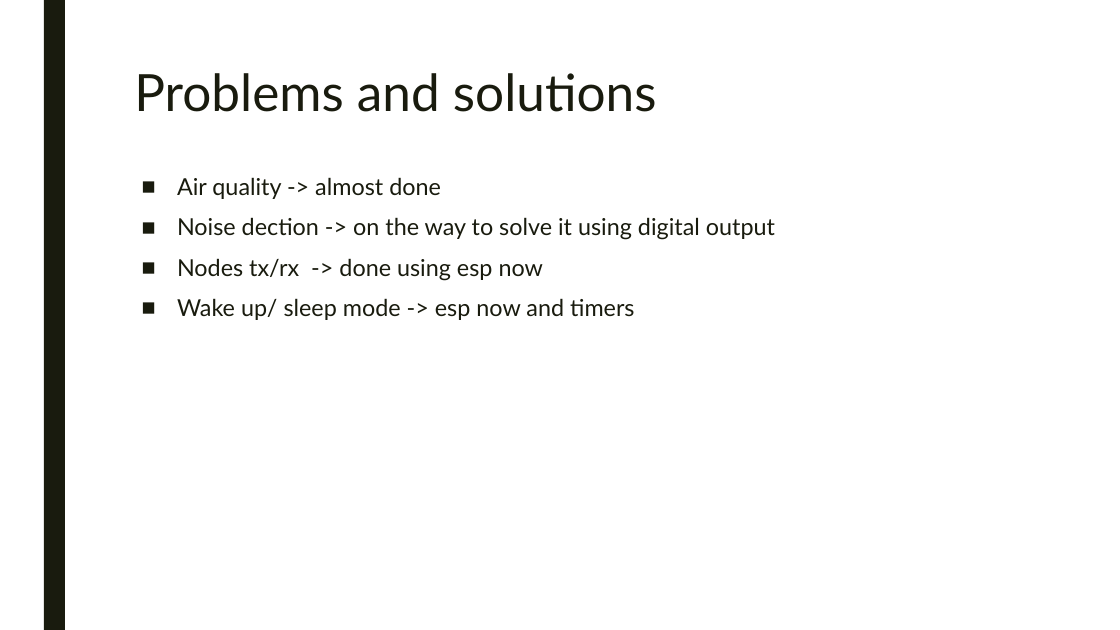
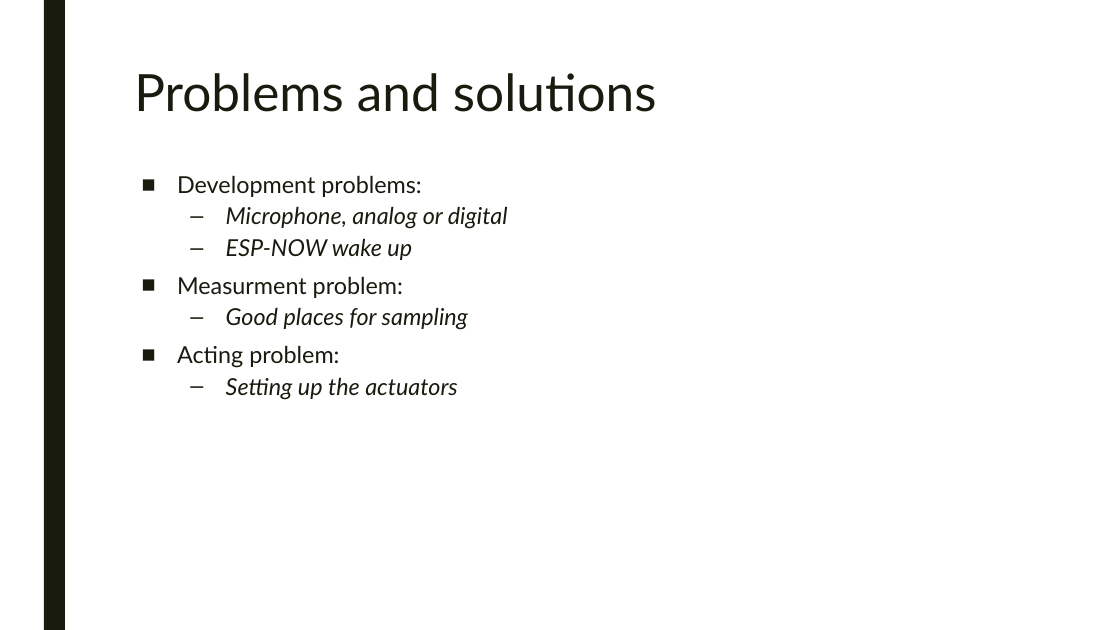
Before and after one commit to LorenzoPecorari/iot_project, a slide deck: slide 7 of presentation/intermediate_pres.pptx. Drawn at 1120x630 pixels with LibreOffice and Linux fonts; fonts in the diff are those of the drawing; background and template pictures are left out. Boxes give left, top, right and bottom in pixels: in the first picture for what was removed or moved away, otherwise in the second. Text is boxed around its words. In the diff, an @@ line names an element or a change of style, - is before the commit and + after.

```diff
--- a/presentation/intermediate_pres.pptx
+++ b/presentation/intermediate_pres.pptx
@@ text at [177,175,508,400]: text changed; italic on @@
-■ Air quality -> almost done
-■ Noise dection -> on the way to solve it using digital output
-■ Nodes tx/rx -> done using esp now
-■ Wake up/ sleep mode -> esp now and timers
+■ Development problems:
+  – Microphone, analog or digital
+  – ESP-NOW wake up
+■ Measurment problem:
+  – Good places for sampling
+■ Acting problem:
+  – Setting up the actuators
```
Also in this commit, not shown: 4 other slides changed, 1 slide added.
